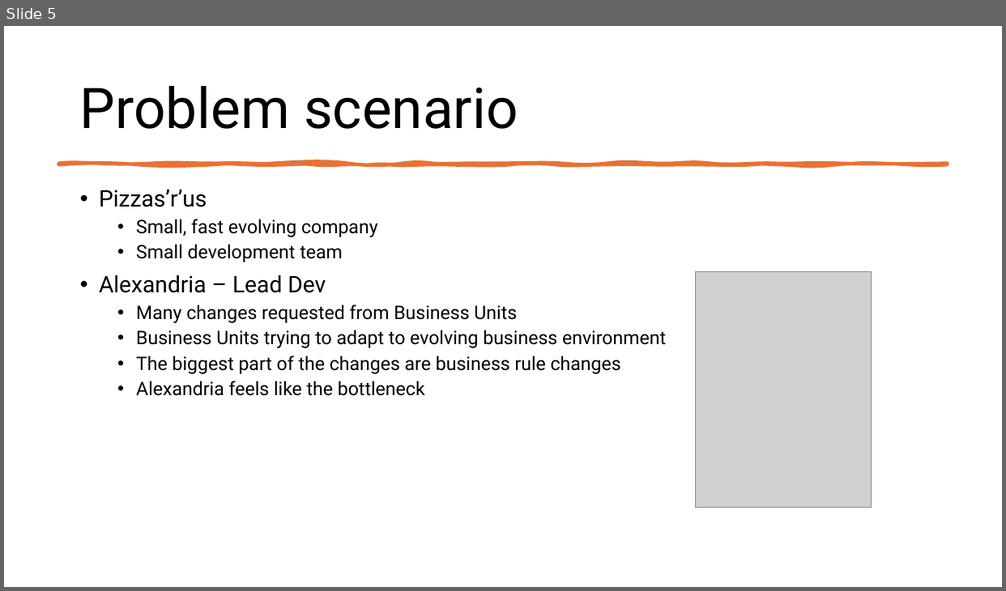
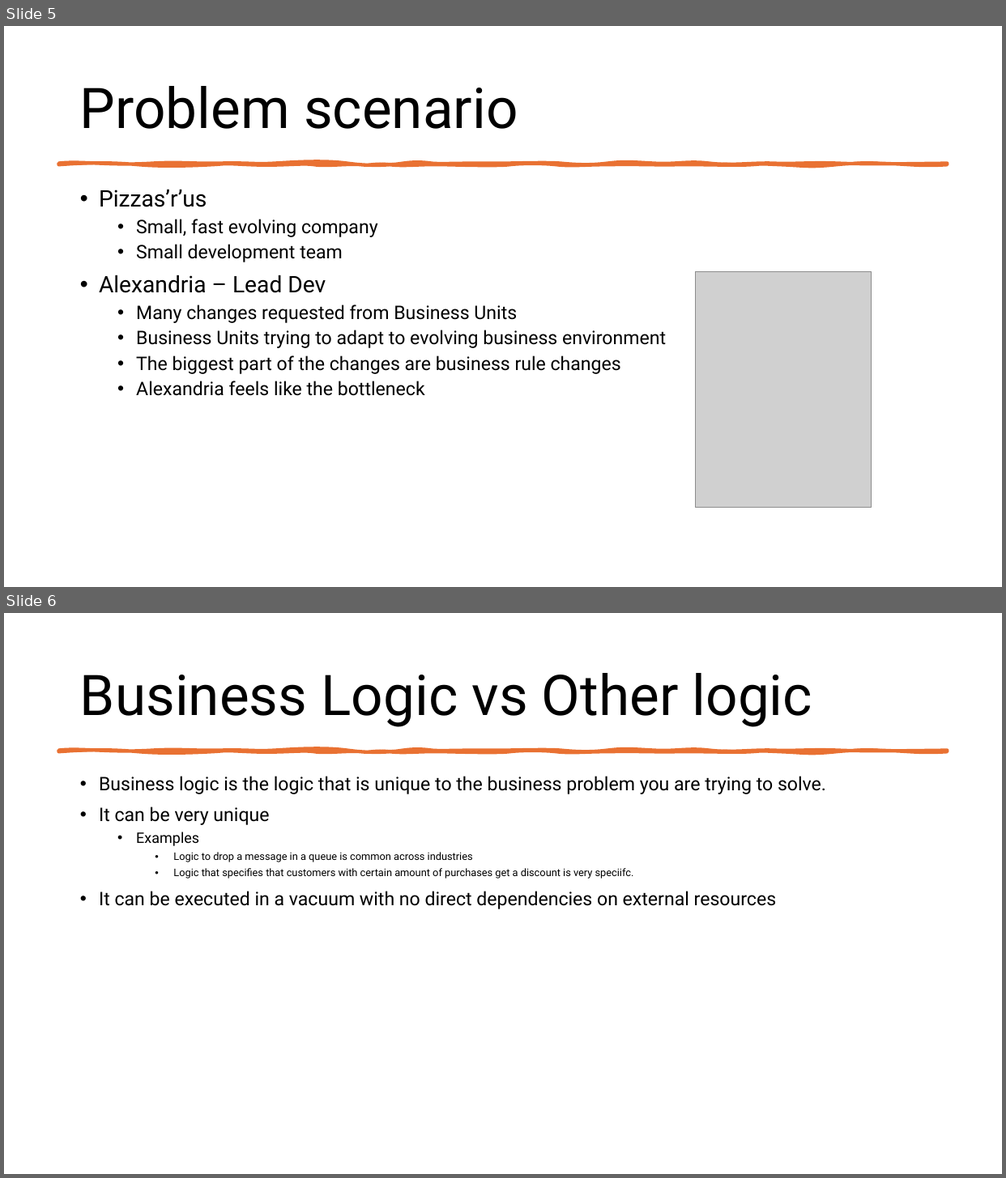
Before and after one commit to TheJuanitoLearnsShow/PuppyDataMapper, a slide deck: src-powerfx/slides/PowerFX embedding session.pptx. Shown one above the other, each under a label of ours: slide 5 before the commit, slides 5 and 6 after it. The pictures are 1006x591 and 1006x1178 pixels, drawn with LibreOffice and Linux fonts; fonts in the diff are those of the drawing; grey boxes stand for pictures. Boxes give left, top, right and bottom in pixels: in the first picture for what was removed or moved away, otherwise in the second. Text is boxed around its words. In the diff, an @@ line names an element or a change of style, - is before the commit and + after.

```diff
--- a/src-powerfx/slides/PowerFX embedding session.pptx
+++ b/src-powerfx/slides/PowerFX embedding session.pptx
@@ slide 6 added at (x1=4, y1=613, x2=1002, y2=1174), background #FFFFFF @@
@@ title added at (x1=80, y1=673, x2=812, y2=727), 54 pt, text #000000 @@
+Business Logic vs Other logic
@@ freeform shape added at (x1=58, y1=750, x2=948, y2=752), fill #E97132, outline #E97132 3.25 pt @@
@@ text added at (x1=99, y1=776, x2=826, y2=909), 18 pt, text #000000 @@
+• Business logic is the logic that is unique to the business problem you are trying to solve.
+• It can be very unique
+  • Examples
+    • Logic to drop a message in a queue is common across industries
+    • Logic that specifies that customers with certain amount of purchases get a discount is very speciifc.
+• It can be executed in a vacuum with no direct dependencies on external resources
```
